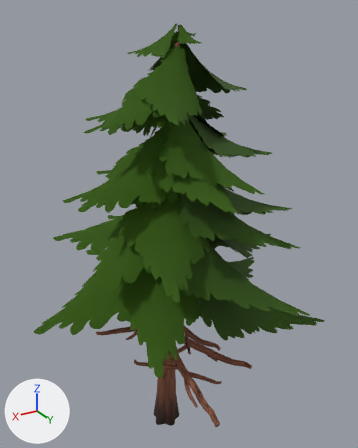
An edit to the glTF model assets/nature/Pine_1.gltf, drawn before and after from the same camera.
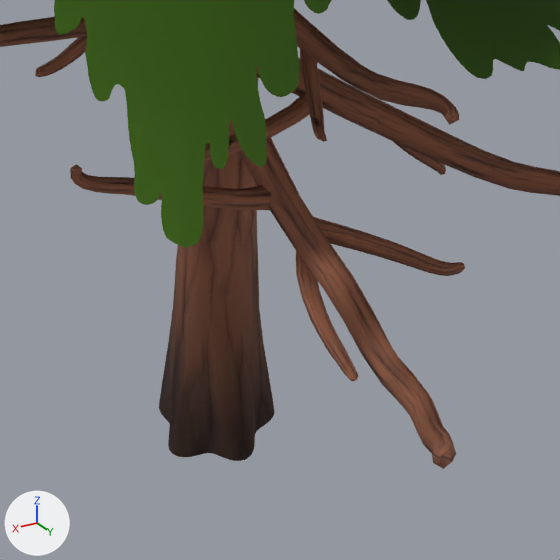
There are two pictures of each version: one whole from a 50 mm camera at (3.69, 6.66, 7.2) aimed at (-0.23, 0.11, 3.93), one close up on the part from 33% to 68% of the width and 72% to 100% of the height. The lights are fixed; the arrows at lower left show +X, +Y and +Z. The first two pictures are the older version.

In view in the first close-up: 'Pine_1'.
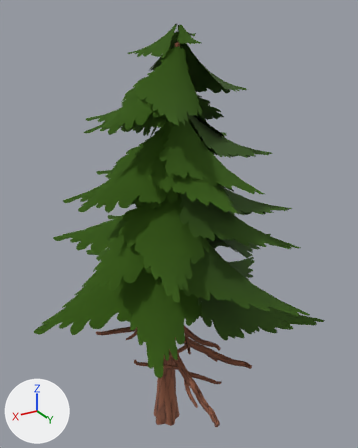
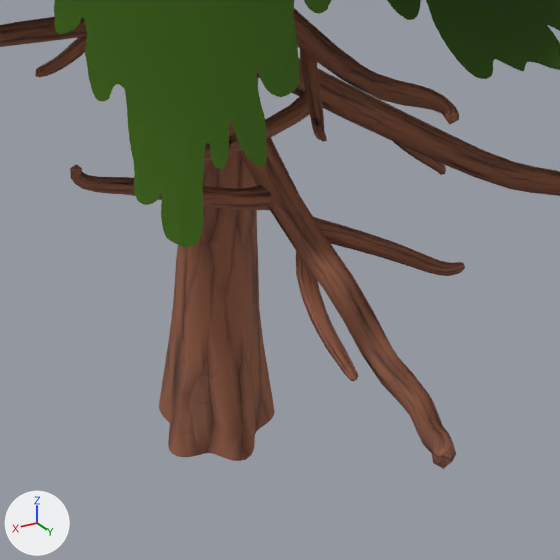
Where the newer file only moved an object's origin or applied its transform, the numbers keep the older frame.

Where the change shows, as pixel boxes (x1, y1, x2, y2) in the close-ups (560 x 560 px):
'Pine_1', recoloured: (85, 45, 497, 461) in both

Diff of the bpy script that builds the scene:
```diff
--- a/assets/nature/Pine_1.gltf.py
+++ b/assets/nature/Pine_1.gltf.py
@@ mat_bark_normaltree @@
 mat_bark_normaltree = bpy.data.materials.new('Bark_NormalTree')
-# nodes: BsdfPrincipled, Math x3, Mix, NormalMap, OutputMaterial, TexImage x2, VertexColor
+# nodes: BsdfPrincipled, Math x2, NormalMap, OutputMaterial, TexImage x2
 # uses the picture img_bark_normaltree
@@ mat_leaves_pine @@
 mat_leaves_pine = bpy.data.materials.new('Leaves_Pine')
-# nodes: BsdfPrincipled, Math x3, Mix, OutputMaterial, TexImage, VertexColor
+# nodes: BsdfPrincipled, Math x2, OutputMaterial, TexImage
 # uses the picture img_leaf_pine_c
```
